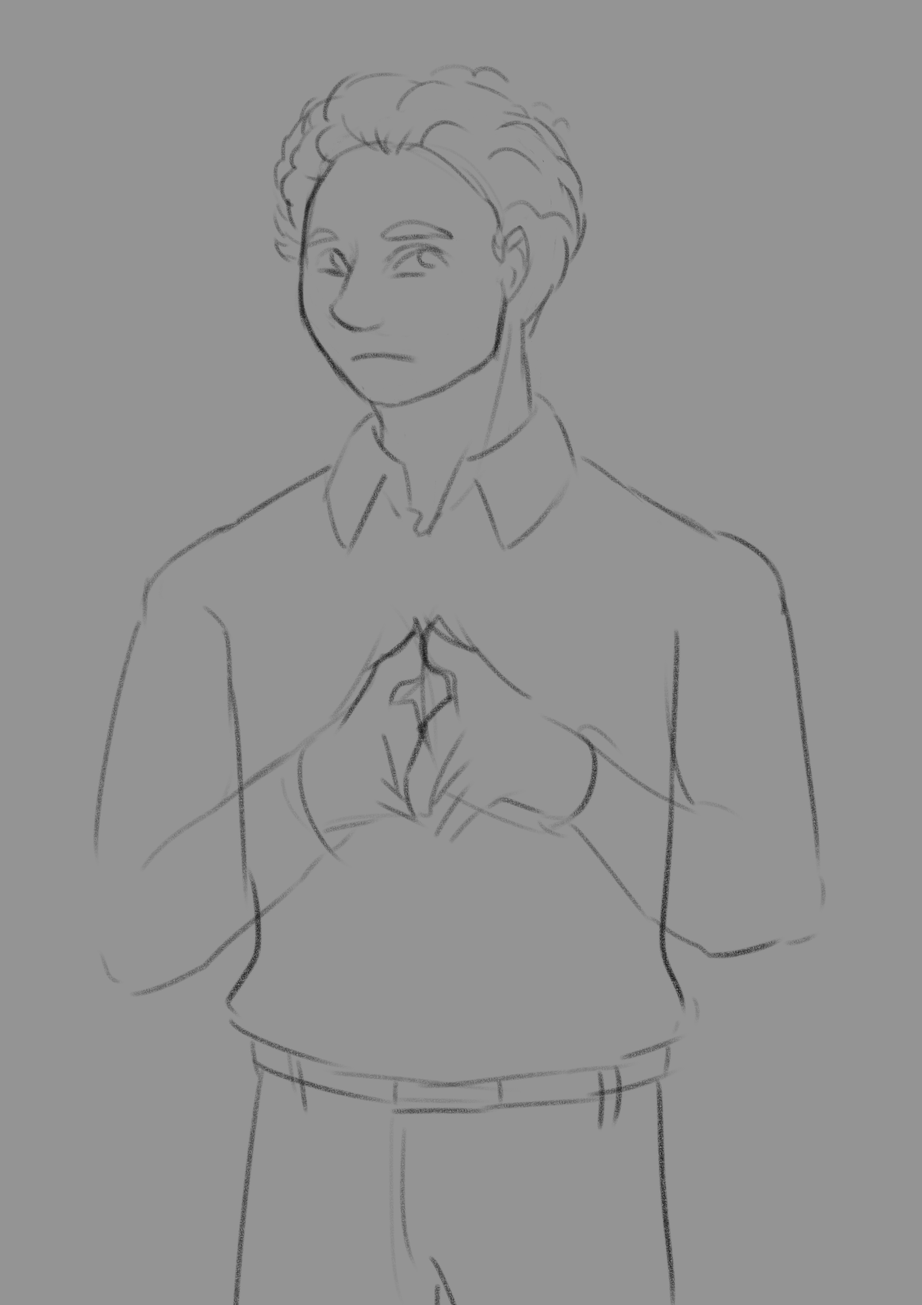
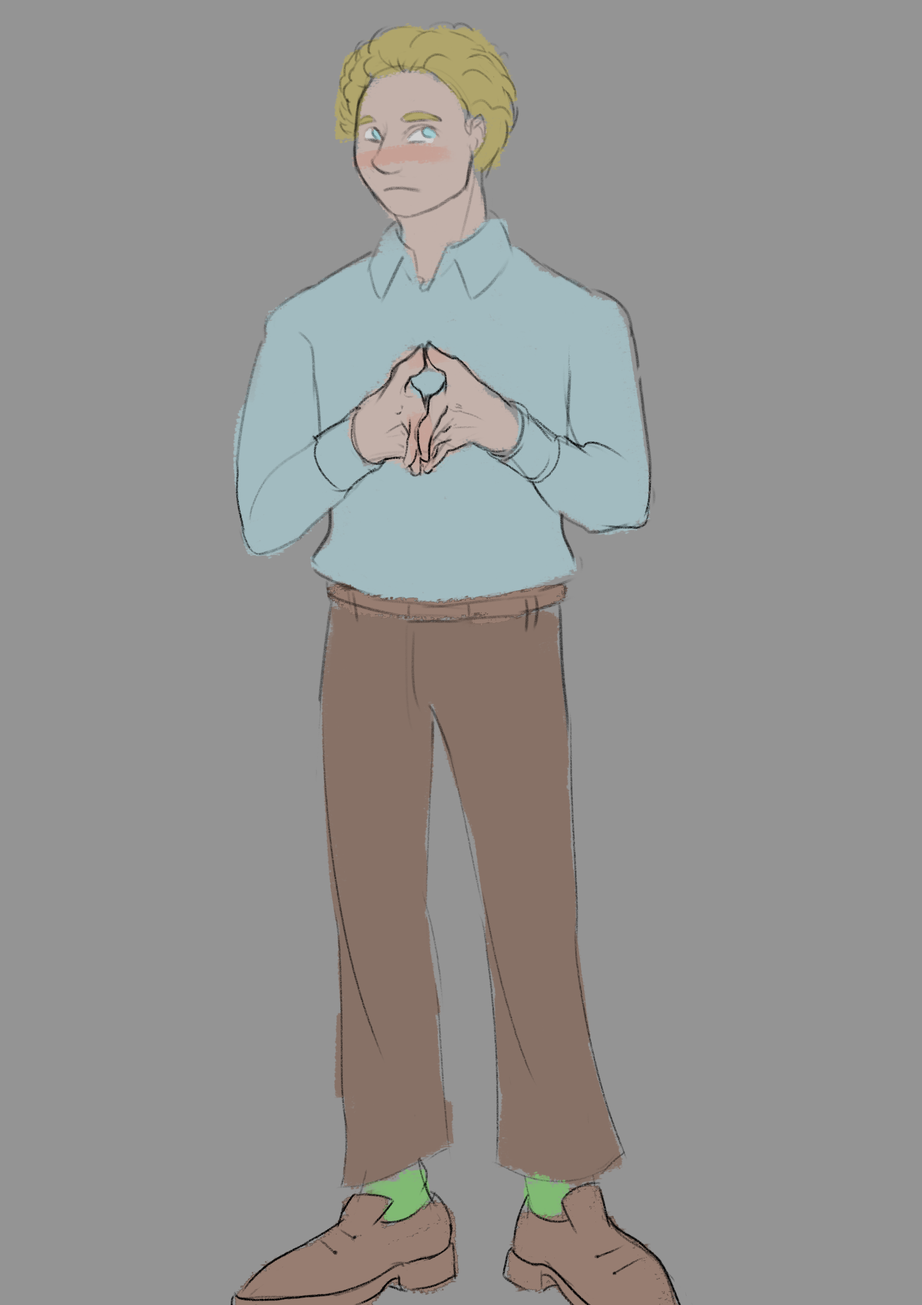
Two versions of the same layered image (922px x 1305px). Layer-by-layer changes:
painted on "Paint Layer 1" over [left=92, top=20, right=827, bottom=1305]
added layer "Paint Layer 2" above "Background" over [left=214, top=20, right=691, bottom=1305]
painted on "Background" over [left=92, top=20, right=827, bottom=1305]
